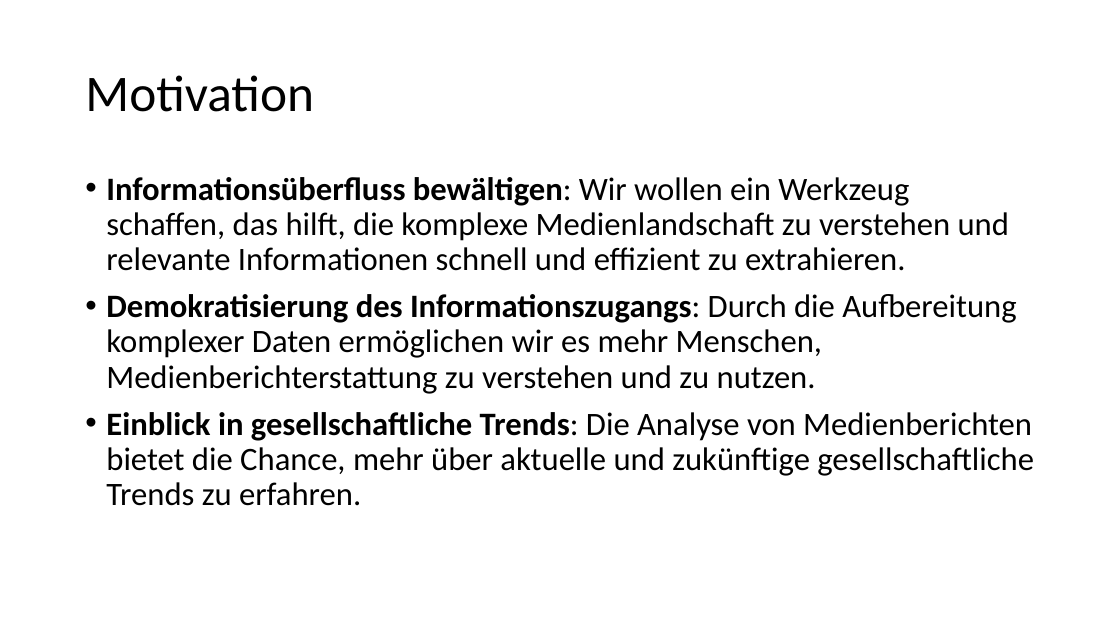
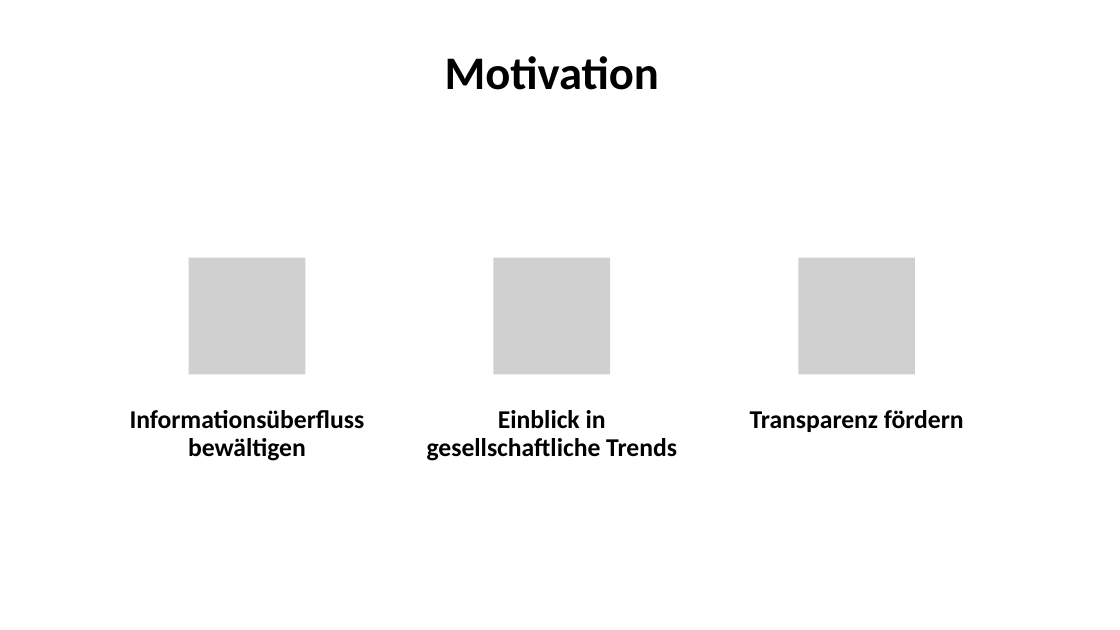
Before and after one commit to slinusc/Visualization_Project, a slide deck: slide 3 of documents/News Dashboard.pptx. Drawn at 1120x630 pixels with LibreOffice and Linux fonts; fonts in the diff are those of the drawing; grey boxes stand for pictures. Boxes give left, top, right and bottom in pixels: in the first picture for what was removed or moved away, otherwise in the second. Text is boxed around its words. In the diff, an @@ line names an element or a change of style, - is before the commit and + after.

```diff
--- a/documents/News Dashboard.pptx
+++ b/documents/News Dashboard.pptx
@@ title "Motivation": place and size @@
-title "Motivation" at [85,75,314,112]
+title "Motivation" at [445,56,659,90]
@@ title "Motivation" at [445,56,659,90]: size 44 to 40 pt, bold on; alignment left to centre; vertical alignment middle to top @@
@@ text removed at [106,177,1034,506] @@
-• Informationsüberfluss bewältigen: Wir wollen ein Werkzeug schaffen, das hilft, die komplexe Medienlandschaft zu verstehen und relevante Informationen schnell und effizient zu extrahieren.
-• Demokratisierung des Informationszugangs: Durch die Aufbereitung komplexer Daten ermöglichen wir es mehr Menschen, Medienberichterstattung zu verstehen und zu nutzen.
-• Einblick in gesellschaftliche Trends: Die Analyse von Medienberichten bietet die Chance, mehr über aktuelle und zukünftige gesellschaftliche Trends zu erfahren.
@@ group added at [130,258,964,461]: 3 pictures, 3 texts @@
+Informationsüberfluss bewältigen
+Einblick in gesellschaftliche Trends
+Transparenz fördern
```
Also in this commit, not shown: 3 slides added, 4 slides removed.
